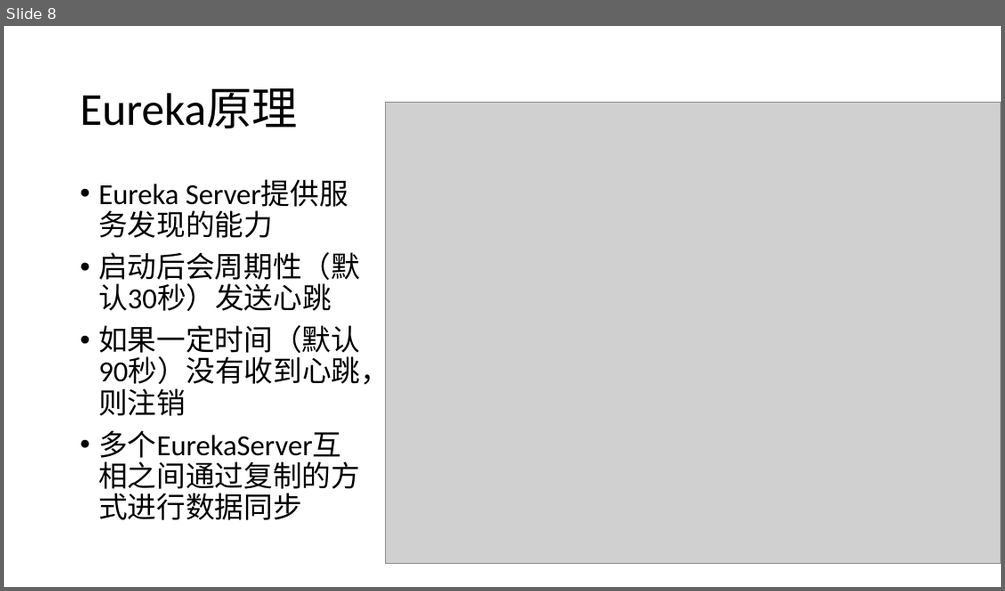
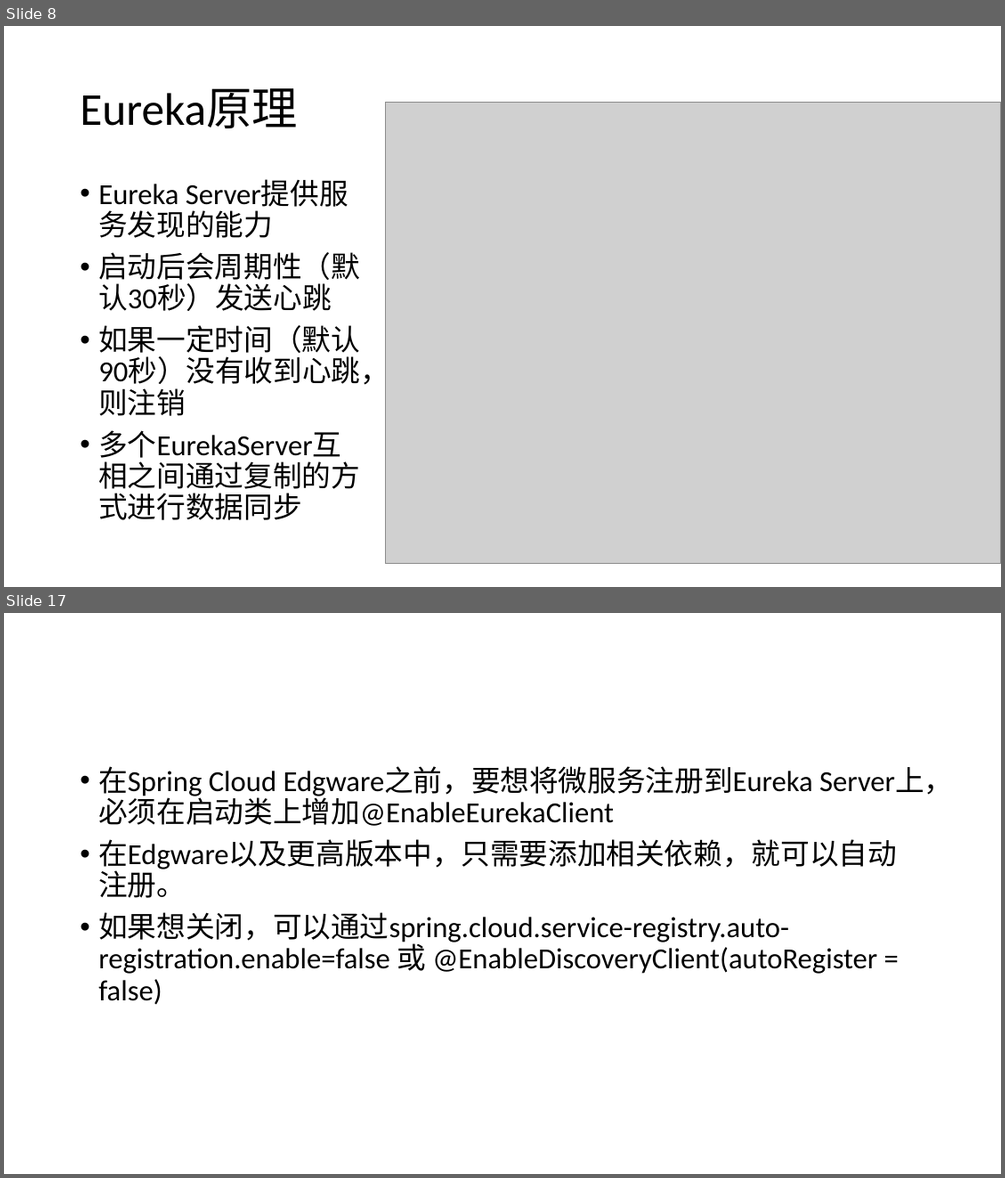
Before and after one commit to airuitian/MicroService, a slide deck: spring-cloud/服务注册与发现.pptx. Shown one above the other, each under a label of ours: slide 8 before the commit, slides 8 and 17 after it; the slides between them are not shown. The pictures are 1005x591 and 1005x1178 pixels, drawn with LibreOffice and Linux fonts; fonts in the diff are those of the drawing; grey boxes stand for pictures. Boxes give left, top, right and bottom in pixels: in the first picture for what was removed or moved away, otherwise in the second. Text is boxed around its words. In the diff, an @@ line names an element or a change of style, - is before the commit and + after.

```diff
--- a/spring-cloud/服务注册与发现.pptx
+++ b/spring-cloud/服务注册与发现.pptx
@@ slide 17 added at (4,613,1001,1174), background #FFFFFF @@
@@ text added at (98,766,953,1005), 28 pt, text #000000 @@
+• 在Spring Cloud Edgware之前，要想将微服务注册到Eureka Server上，必须在启动类上增加@EnableEurekaClient
+• 在Edgware以及更高版本中，只需要添加相关依赖，就可以自动注册。
+• 如果想关闭，可以通过spring.cloud.service-registry.auto-registration.enable=false 或 @EnableDiscoveryClient(autoRegister = false)
```
Also in this commit, not shown: 1 slide changed, 30 other slides added, 2 other files.
